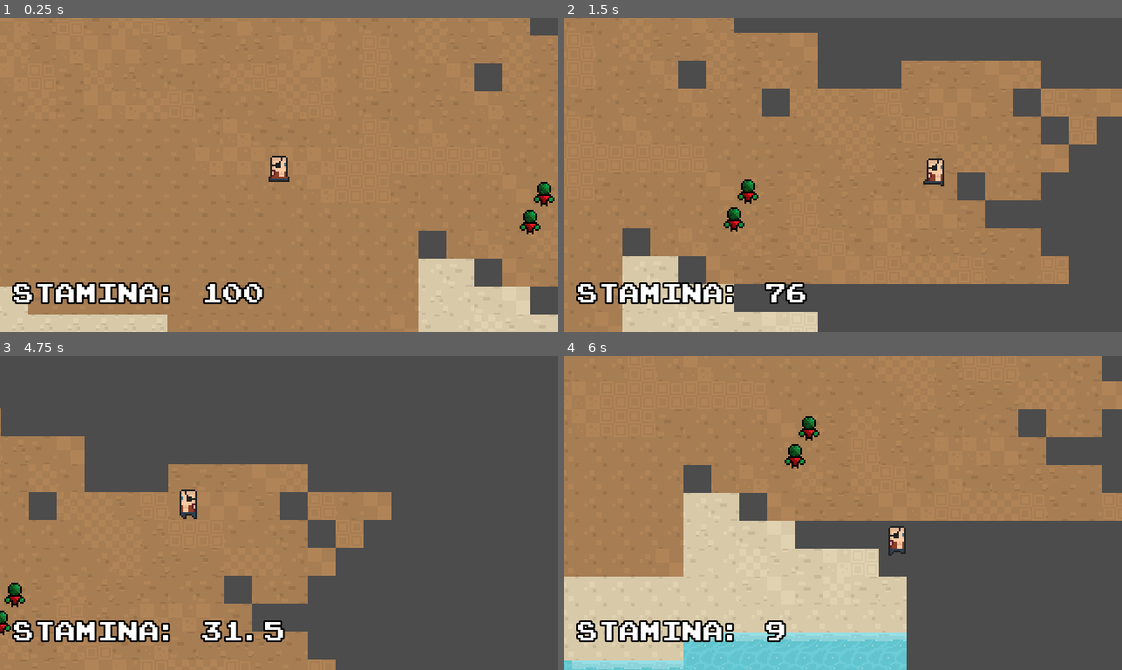
Above: before the commit, frames 1-4 (two rows, left to right).
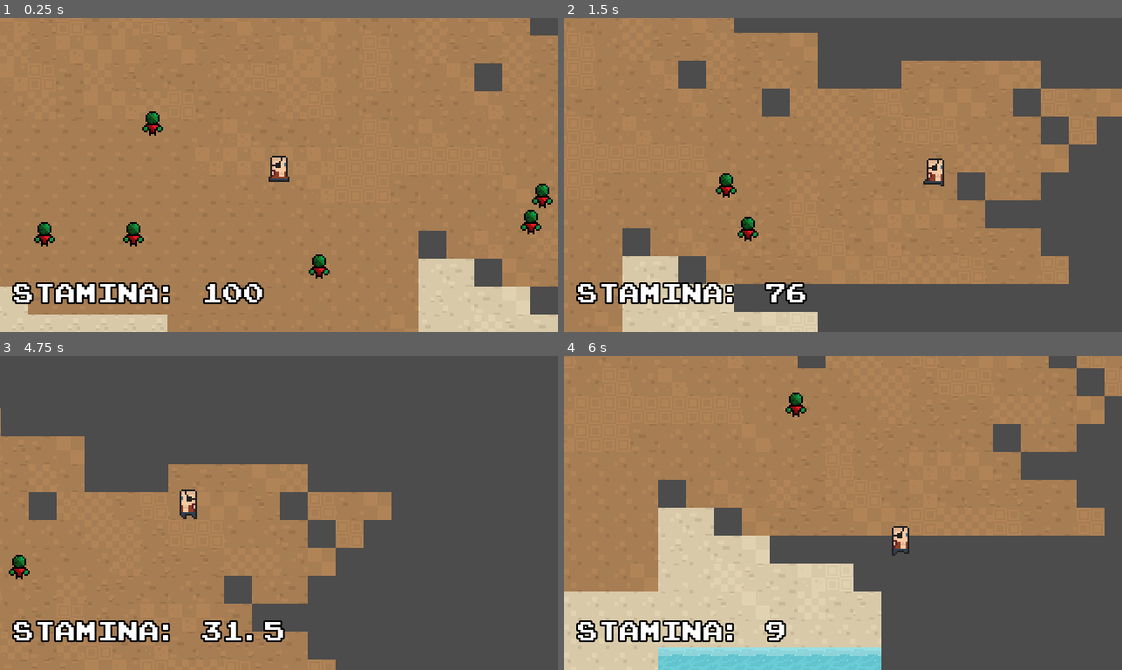
Above: after the commit, the same moments.

Repository: TheyCallMeNano/PermadeathGodot
Game: Godot game, scene res://Rooms/MainScene.tscn
Same seed, same stepped clock (60 frames per second), same inputs: the game is played once before the commit and once after it.
Inputs (mouse positions are in pixels of both pictures, inside the frame that each line leads up to):
- Up to frame 1 (0.25 s): no input
- Up to frame 2 (1.5 s): move the mouse to (965, 159) at 0.52 s; hold D (moveRight) 0.53-1.28 s; hold Shift (sprint) 0.53-1.28 s; tap Ctrl (dash) at 0.6 s; move the mouse to (731, 190) at 1.27 s; hold Down (moveDown) from 1.28 s (still down); tap Shift (sprint) at 1.35 s
- Up to frame 3 (4.75 s): tap Ctrl (dash) at 1.55, 2.1, 3.05, 4.35 s; move the mouse to (334, 443) at 2.02 s; release Down (moveDown) at 2.03 s; hold D (moveRight) 2.03-2.78 s; hold Shift (sprint) 2.03-2.78 s; move the mouse to (251, 575) at 2.77 s; hold Up (moveUp) 2.78-3.53 s; click (251, 575) at 2.85 s; move the mouse to (446, 560) at 3.52 s; hold Shift (sprint) 3.53-4.28 s; hold A (moveLeft) from 3.53 s (still down); move the mouse to (111, 465) at 4.27 s
- Up to frame 4 (6 s): move the mouse to (870, 513) at 5.02 s; release A (moveLeft) at 5.03 s; hold Down (moveDown) 5.03-5.78 s; hold Shift (sprint) 5.03-5.78 s; move the mouse to (759, 434) at 5.77 s; hold D (moveRight) from 5.78 s (still down); tap Ctrl (dash) at 5.85 s

The runs differ from the first frame. In frame 1, 1.0% of the frame differs, in the area x 6-100%, y 29-84%; in frame 2, 0.7%; in frame 3, 0.5%; in frame 4, 18%, in the area x 0-100%, y 0-100%.

Commit message:
NPC Movement & Collision Areas
Just stole code from the player and reworked the math so that the NPC moves in a random direction. Needs larger intervals and better spatial awareness.

Diff:
--- a/Rooms/MainScene.tscn
+++ b/Rooms/MainScene.tscn
@@ -7,8 +7,28 @@
 [ext_resource path="res://Objects/objPlayer.tscn" type="PackedScene" id=5]
 [ext_resource path="res://TileSets/tsBase.tres" type="TileSet" id=6]
 [ext_resource path="res://Scripts/scrGoblin.gd" type="Script" id=7]
+[ext_resource path="res://Objects/objCollisionRectangle.tscn" type="PackedScene" id=8]
 
 [node name="Hub" type="Node2D"]
+
+[node name="CollisionRectangle" parent="." instance=ExtResource( 8 )]
+position = Vector2( -120, -104 )
+scale = Vector2( 9, 1 )
+
+[node name="CollisionRectangle3" parent="." instance=ExtResource( 8 )]
+position = Vector2( -288, -72 )
+scale = Vector2( 6, 1 )
+
+[node name="CollisionRectangle2" parent="." instance=ExtResource( 8 )]
+position = Vector2( -216, -88 )
+scale = Vector2( 3, 1 )
+
+[node name="CollisionRectangle4" parent="." instance=ExtResource( 8 )]
+position = Vector2( -344, -56 )
+
+[node name="CollisionRectangle5" parent="." instance=ExtResource( 8 )]
+position = Vector2( 0, -120 )
+scale = Vector2( 6, 1 )
 
 [node name="CanvasLayer" type="CanvasLayer" parent="."]
 
@@ -38,6 +58,18 @@
 position = Vector2( 112, 48 )
 script = ExtResource( 7 )
 
+[node name="Goblin2" parent="YSort" instance=ExtResource( 3 )]
+position = Vector2( -168, 56 )
+
+[node name="Goblin4" parent="YSort" instance=ExtResource( 3 )]
+position = Vector2( -112, 56 )
+
+[node name="Goblin5" parent="YSort" instance=ExtResource( 3 )]
+position = Vector2( -104, -8 )
+
+[node name="Goblin6" parent="YSort" instance=ExtResource( 3 )]
+position = Vector2( -8, 72 )
+
 [node name="Player" parent="YSort" instance=ExtResource( 5 )]
 position = Vector2( -32, 16 )
 
--- a/Scripts/scrGoblin.gd
+++ b/Scripts/scrGoblin.gd
@@ -1,3 +1,58 @@
 extends KinematicBody2D
 
-var knockback = Vector2.ZERO
+# These vars configure how ice like the surface is
+const MAX_SPEED = 150
+const ACCELERATION = 500
+
+#Friction acts at the rate the speed decreases
+const FRICTION = 1000
+
+#Different States, adding a "," followed by a parameter adds a new state
+enum{
+	MOVE,
+	STANDBY
+}
+
+var rng = RandomNumberGenerator.new()
+
+#Manages what state we are in
+var state = MOVE
+
+# This is the velocity calculation
+var vel = Vector2.ZERO
+
+var inputVector = Vector2.ZERO
+
+#Which direction to dash in
+var dashVector = Vector2.RIGHT
+
+#Check state and run according funcitons
+func _physics_process(delta):
+	match state:
+		MOVE:
+			moveState(delta)
+		STANDBY:
+			standbyState()
+
+#Calculate Movement when in the right state
+func moveState(delta):
+	rng.randomize()
+	var leftNum = rng.randf_range(0, 1)
+	var rightNum = rng.randf_range(0, 1)
+	var upNum = rng.randf_range(0, 1)
+	var downNum = rng.randf_range(0, 1)
+	inputVector.x = rightNum - leftNum
+	inputVector.y = downNum - upNum
+	inputVector = inputVector.normalized()
+
+	vel = vel.move_toward(inputVector * MAX_SPEED, ACCELERATION * delta)
+
+	move()
+
+func move():
+	#Apply movement
+	vel = move_and_slide(vel)
+	state = STANDBY
+
+func standbyState():
+	state = MOVE
--- a/Scripts/scrPlayer.gd
+++ b/Scripts/scrPlayer.gd
@@ -45,7 +45,7 @@
 	inputVector.y = Input.get_action_strength("moveDown") - Input.get_action_strength("moveUp")
 	inputVector = inputVector.normalized()
 
-	#Check if we're moving
+	#Check if we're moving then play running animation
 	if inputVector != Vector2.ZERO:
 		dashVector = inputVector
 		if inputVector.x > 0:
@@ -59,8 +59,7 @@
 		if inputVector.y < 0:
 			animationPlayer.play("Run")
 
-		#Check if we're sprinting, then manage all movement in that state until end
-		#if global.plrStamina != 0 && Input.is_action_pressed("sprint") && Input.is_action_pressed("moveDown") || global.plrStamina != 0 && Input.is_action_pressed("moveUp") && Input.is_action_pressed("sprint") || global.plrStamina != 0 && Input.is_action_pressed("moveLeft") && Input.is_action_pressed("sprint") || global.plrStamina != 0 &&  Input.is_action_pressed("moveRight") && Input.is_action_pressed("sprint"):
+		#Check if we're sprinting, then manage all movement in that state until end (Perhaps speed up run animation?)
 		if Input.is_action_pressed("sprint") && global.plrStamina != 0:
 			if Input.is_action_pressed("moveDown"):
 				vel = vel.move_toward(inputVector * MAX_SPEED * 2, ACCELERATION * delta)
--- a/Scripts/scrStamina.gd
+++ b/Scripts/scrStamina.gd
@@ -5,7 +5,7 @@
 	if global.plrStamina > 0:
 		add_color_override("font_color", Color(1,1,1,1))
 		set_text("Stamina: " + str(global.plrStamina))
-	#Print text as red when holding shift
+	#Print text as red when holding shift and empty
 	elif global.plrStamina == 0 && Input.is_action_pressed("sprint"):
 		add_color_override("font_color", Color(255,0,0,1))
 		set_text("Stamina: " + str(global.plrStamina))
Not shown: 1 places in Rooms/MainScene.tscn that only renumber resources
